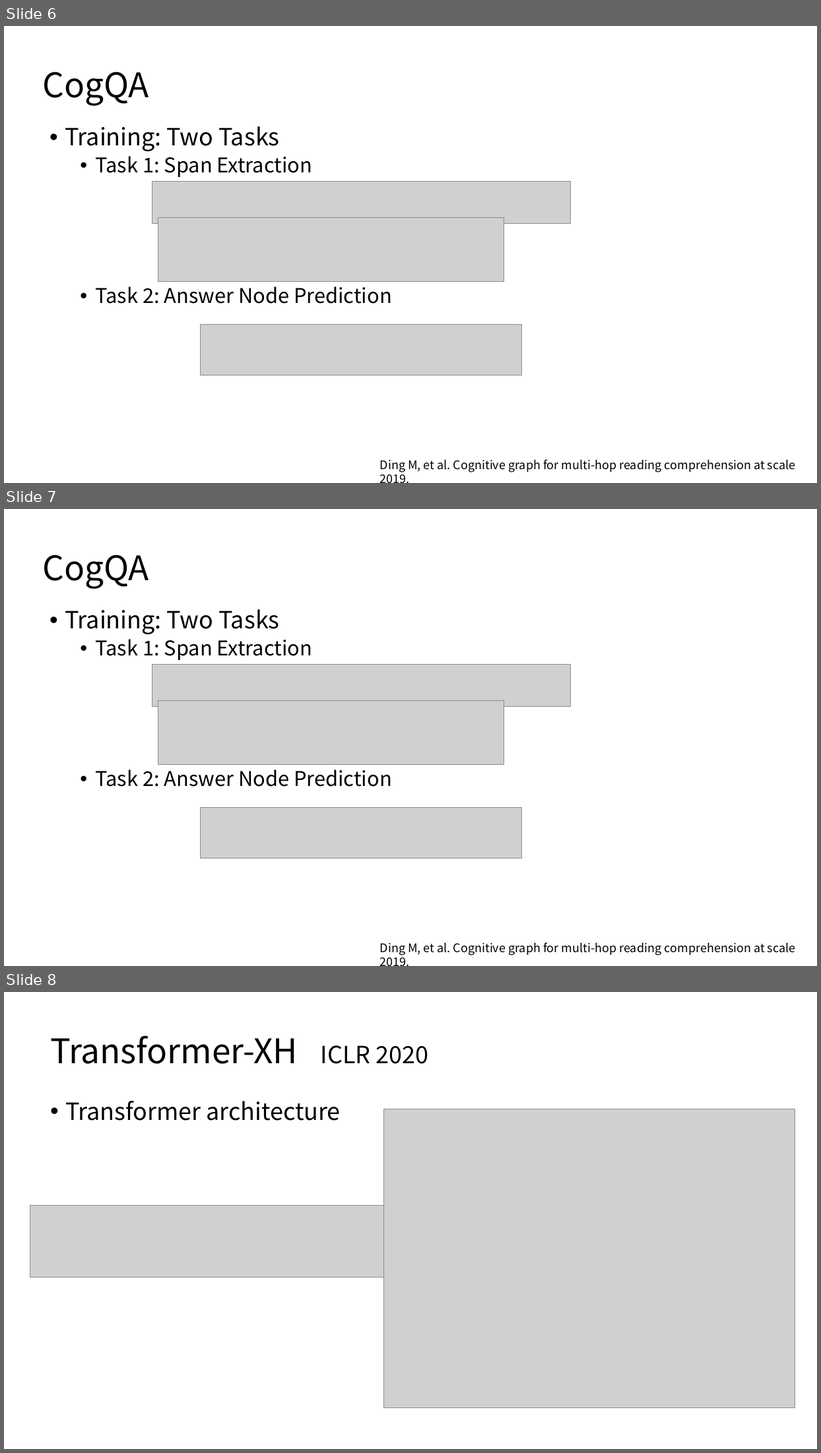
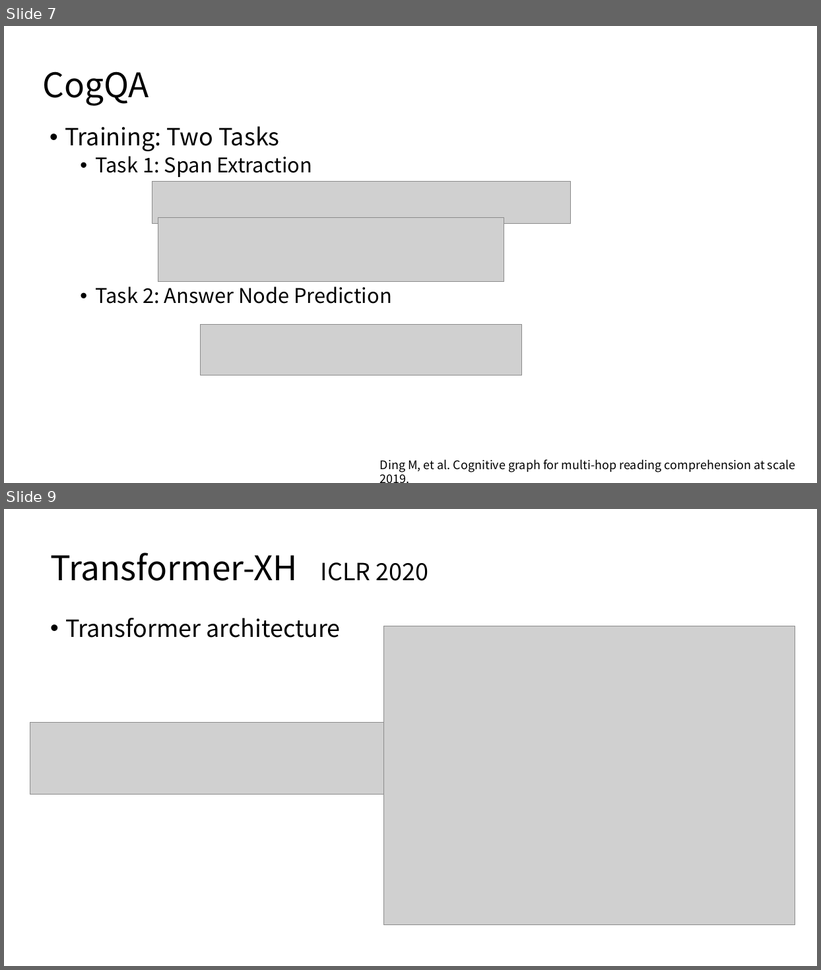
Before and after one commit to JamesHujy/TRPapers, a slide deck: slides/Survey_week1_hujinyi.pptx. Shown one above the other, each under a label of ours: slides 6, 7 and 8 before the commit, slides 7 and 9 after it; the slides between them are not shown. The pictures are 821x1453 and 821x970 pixels, drawn with LibreOffice and Linux fonts; fonts in the diff are those of the drawing; grey boxes stand for pictures. Boxes give left, top, right and bottom in pixels: in the first picture for what was removed or moved away, otherwise in the second. Text is boxed around its words. In the diff, an @@ line names an element or a change of style, - is before the commit and + after.

```diff
--- a/slides/Survey_week1_hujinyi.pptx
+++ b/slides/Survey_week1_hujinyi.pptx
@@ slide 7 removed at (4,509,817,966), background #FFFFFF @@
@@ title removed at (43,555,149,589) @@
-CogQA
@@ text removed at (65,609,392,787) @@
-• Training: Two Tasks
-  • Task 1: Span Extraction
-  • Task 2: Answer Node Prediction
@@ picture removed at (152,664,571,706) @@
@@ picture removed at (158,700,504,765) @@
@@ picture removed at (201,807,523,858) @@
@@ text removed at (380,943,796,956) @@
-Ding M, et al. Cognitive graph for multi-hop reading comprehension at scale 2019.
@@ what was slide 6 is now slide 7 @@
@@ what was slide 8 is now slide 9 @@
```
Also in this commit, not shown: 6 slides changed, 7 slides added, 2 other slides removed.
